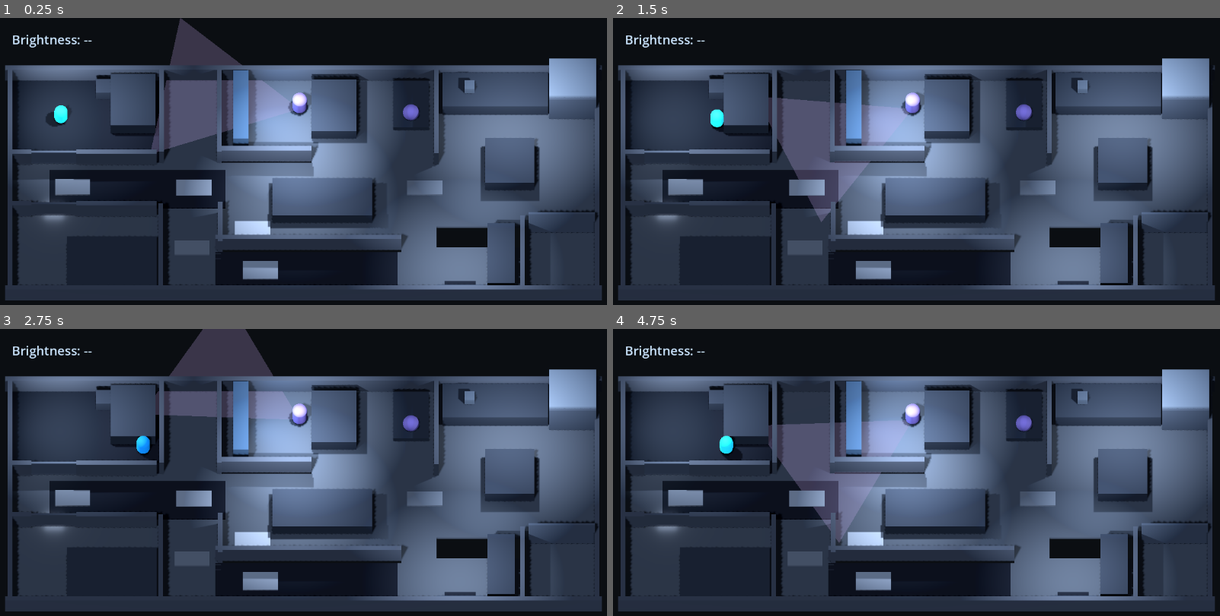
Above: before the commit, frames 1-4 (two rows, left to right).
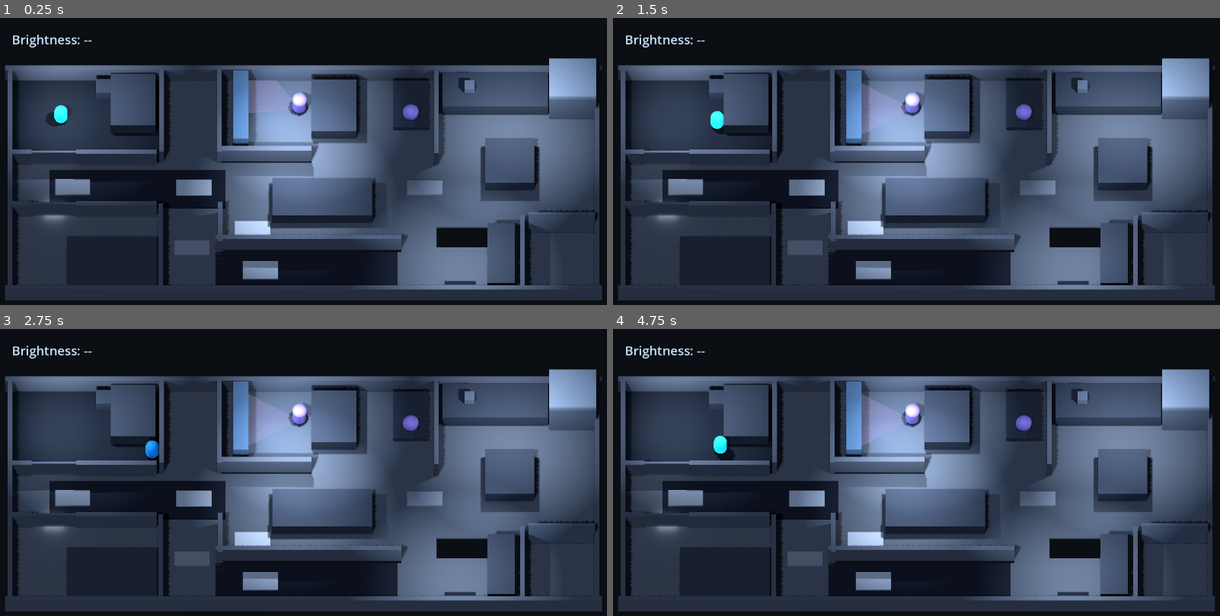
Above: after the commit, the same moments.

Repository: mrglass86/gmtk-gamejam-2026
Game: Godot game, scene res://scenes/Main.tscn
The game is run twice, just before and just after one commit, with the same random seed, the same clock (stepped at 60 frames per second) and the same inputs.
Inputs:
- Up to frame 1 (0.25 s): no input
- Up to frame 2 (1.5 s): hold D (move_right) 0.53-1.28 s; hold Shift (run) 0.53-1.28 s; hold S (move_back) from 1.28 s (still down); tap E (interact) at 1.35 s
- Up to frame 3 (2.75 s): tap Shift (run) at 1.55 s; release S (move_back) at 2.03 s; hold D (move_right) from 2.03 s (still down); hold Shift (run) from 2.03 s (still down)
- Up to frame 4 (4.75 s): release D (move_right) at 2.78 s; release Shift (run) at 2.78 s; hold W (move_forward) 2.78-3.53 s; tap Shift (run) at 2.85, 3.8, 4.35 s; hold E (interact) 3.53-4.28 s; hold A (move_left) from 3.53 s (still down)

The runs differ from the first frame. In frame 1, 3.4% of the frame differs, in the area x 24-49%, y 0-47%; in frame 2, 3.6%; in frame 3, 3.4%; in frame 4, 3.8%, in the area x 16-49%, y 22-75%.

Commit message:
Apply first-walk actor fixes

Diff:
--- a/game/scripts/Door.gd
+++ b/game/scripts/Door.gd
@@ -32,6 +32,15 @@
 @export var fridge_spill_radius_per_open_rate: float = 4.0
 @export var fridge_spill_energy_per_open_rate: float = 1.0
 
+@export_group("Doorway Blocker")
+@export_range(0.0, 1.0) var blocker_disable_openness: float = 0.35
+@export var bedroom_blocker_size: Vector3 = Vector3(2.3, 1.2, 0.12)
+@export var pantry_blocker_size: Vector3 = Vector3(3.4, 2.0, 0.12)
+@export var fridge_blocker_size: Vector3 = Vector3(2.4, 2.1, 0.12)
+@export var blocker_center_offset: Vector3 = Vector3.ZERO
+@export_flags_3d_physics var blocker_collision_layer: int = 1
+@export_flags_3d_physics var blocker_collision_mask: int = 1
+
 @export_group("Optional Visual")
 @export_node_path("Node3D") var door_visual_path: NodePath = NodePath("DoorVisual")
 @export var open_rotation_degrees: Vector3 = Vector3(0.0, -90.0, 0.0)
@@ -43,6 +52,9 @@
 var _door_visual: Node3D
 var _closed_rotation_degrees: Vector3
 var _creak_elapsed: float = 0.0
+var _blocker_shape: CollisionShape3D
+var _blocker_disabled: bool = false
+var _snack_revealed: bool = false
 
 
 func _ready() -> void:
@@ -51,7 +63,10 @@
 	_door_visual = get_node_or_null(door_visual_path) as Node3D
 	if _door_visual != null:
 		_closed_rotation_degrees = _door_visual.rotation_degrees
+		_disable_visual_collision(_door_visual)
+	_spawn_blocker()
 	_apply_visual()
+	_update_blocker_collision(true)
 	if door_kind == DoorKind.FRIDGE:
 		_register_fridge_light()
 		_set_fridge_spill(0.0)
@@ -68,6 +83,7 @@
 	if delta > 0.0:
 		openness_rate = absf(openness - previous_openness) / delta
 	_apply_visual()
+	_update_blocker_collision()
 	_apply_risk(openness_rate, delta)
 	_try_reveal_snack()
 
@@ -127,8 +143,10 @@
 func _try_reveal_snack() -> void:
 	if not provides_snack or openness < snack_open_threshold or _snack == null:
 		return
-	_snack.reveal_for_pickup()
-	if _is_player_in_range():
+	if not _snack_revealed:
+		_snack.reveal_at(global_position)
+		_snack_revealed = true
+	if _snack.available_for_pickup and _is_player_in_range():
 		_snack.pick_up(_player)
 
 
@@ -136,3 +154,51 @@
 	if _door_visual == null:
 		return
 	_door_visual.rotation_degrees = _closed_rotation_degrees.lerp(open_rotation_degrees, openness)
+
+
+func _disable_visual_collision(node: Node) -> void:
+	if node is CollisionObject3D:
+		var collision_object: CollisionObject3D = node as CollisionObject3D
+		collision_object.collision_layer = 0
+		collision_object.collision_mask = 0
+	if node is CollisionShape3D:
+		(node as CollisionShape3D).set_deferred("disabled", true)
+	for child in node.get_children():
+		_disable_visual_collision(child)
+
+
+func _spawn_blocker() -> void:
+	var blocker: StaticBody3D = StaticBody3D.new()
+	blocker.name = "Blocker"
+	blocker.collision_layer = blocker_collision_layer
+	blocker.collision_mask = blocker_collision_mask
+	add_child(blocker)
+
+	var blocker_size: Vector3 = _get_blocker_size()
+	var box_shape: BoxShape3D = BoxShape3D.new()
+	box_shape.size = blocker_size
+	_blocker_shape = CollisionShape3D.new()
+	_blocker_shape.name = "CollisionShape3D"
+	_blocker_shape.shape = box_shape
+	_blocker_shape.position = blocker_center_offset + Vector3.UP * blocker_size.y * 0.5
+	blocker.add_child(_blocker_shape)
+
+
+func _update_blocker_collision(force: bool = false) -> void:
+	if _blocker_shape == null:
+		return
+	var should_disable: bool = openness >= blocker_disable_openness
+	if not force and should_disable == _blocker_disabled:
+		return
+	_blocker_disabled = should_disable
+	_blocker_shape.set_deferred("disabled", should_disable)
+
+
+func _get_blocker_size() -> Vector3:
+	match door_kind:
+		DoorKind.PANTRY:
+			return pantry_blocker_size
+		DoorKind.FRIDGE:
+			return fridge_blocker_size
+		_:
+			return bedroom_blocker_size
--- a/game/scripts/Parent.gd
+++ b/game/scripts/Parent.gd
@@ -64,6 +64,7 @@
 @export var eye_height: float = 0.45
 @export var player_aim_height: float = 0.35
 @export var cone_floor_offset: float = -0.65
+@export_range(10, 12, 1) var cone_raycast_count: int = 11
 @export_flags_3d_physics var vision_collision_mask: int = 1
 
 @export_group("Suspicion")
@@ -75,7 +76,7 @@
 @export var suspicion_decay_per_second: float = 8.0
 
 @export_group("Investigate")
-@export var investigate_speed: float = 1.8
+@export var investigate_speed: float = 2.2
 @export var investigate_alert_pause: float = 0.6
 @export var investigate_look_duration: float = 4.0
 @export var investigate_hard_timeout: float = 10.0
@@ -83,13 +84,13 @@
 @export var repeat_cooldown_distance: float = 2.0
 
 @export_group("Found Chase")
-@export var found_speed: float = 3.2
+@export var found_speed: float = 3.8
 @export var grab_distance: float = 1.1
 @export var found_lose_sight_duration: float = 5.0
 @export var found_escape_suspicion: float = 60.0
 
 @export_group("Carry")
-@export var carry_speed: float = 2.6
+@export var carry_speed: float = 3.0
 @export var carry_arrival_distance: float = 0.5
 @export var carry_offset: Vector3 = Vector3(0.55, 0.35, 0.0)
 @export var crib_player_offset: Vector3 = Vector3(0.0, 0.65, 0.0)
@@ -113,7 +114,7 @@
 var _has_navigation_target: bool = false
 var _sweep_time: float = 0.0
 var _cone_yaw_degrees: float = 0.0
-var _rendered_cone_angle: float = -1.0
+var _moved_along_path_this_frame: bool = false
 var _heard_since_last_tick: bool = false
 var _last_known_position: Vector3
 var _investigate_elapsed: float = 0.0
@@ -138,7 +139,7 @@
 
 func _physics_process(delta: float) -> void:
 	_repeat_cooldown_remaining = maxf(_repeat_cooldown_remaining - delta, 0.0)
-	_update_sweep(delta)
+	_moved_along_path_this_frame = false
 	_update_perception(delta)
 
 	match _state:
@@ -151,6 +152,7 @@
 		State.CARRY:
 			_update_carry(delta)
 
+	_update_sweep(delta)
 	_update_readability()
 	_heard_since_last_tick = false
 
@@ -280,6 +282,7 @@
 	var movement_direction: Vector3 = movement.normalized()
 	global_position += movement_direction * movement_distance
 	_face_direction(movement_direction, delta)
+	_moved_along_path_this_frame = movement_distance > 0.0
 	return true
 
 
@@ -467,7 +470,11 @@
 
 
 func _update_sweep(delta: float) -> void:
-	if _state != State.ROUTINE or sweep_period_seconds <= 0.0:
+	if (
+		_state != State.ROUTINE
+		or not _moved_along_path_this_frame
+		or sweep_period_seconds <= 0.0
+	):
 		_cone_yaw_degrees = 0.0
 	else:
 		_sweep_time += delta
@@ -480,8 +487,7 @@
 	if _vision_cone == null or _cone_material == null:
 		return
 	var cone_angle: float = _get_current_cone_angle()
-	if not is_equal_approx(cone_angle, _rendered_cone_angle):
-		_build_cone_mesh(cone_angle)
+	_build_cone_mesh(cone_angle)
 	var suspicion_weight: float = clampf(suspicion / suspicion_max, 0.0, 1.0)
 	if _state == State.FOUND or _state == State.CARRY:
 		_cone_material.albedo_color = cone_found_color
@@ -516,15 +522,59 @@
 func _build_cone_mesh(cone_angle_degrees: float) -> void:
 	if _vision_cone == null or _cone_material == null:
 		return
-	var half_width: float = tan(deg_to_rad(cone_angle_degrees * 0.5)) * vision_range
+	var ray_count: int = maxi(cone_raycast_count, 2)
+	var half_angle_radians: float = deg_to_rad(cone_angle_degrees * 0.5)
+	var ray_points: Array[Vector3] = []
+	for ray_index in range(ray_count):
+		var ray_weight: float = float(ray_index) / float(ray_count - 1)
+		var ray_angle: float = lerpf(-half_angle_radians, half_angle_radians, ray_weight)
+		var local_direction: Vector3 = Vector3.FORWARD.rotated(Vector3.UP, ray_angle)
+		var world_direction: Vector3 = _vision_cone.global_transform.basis * local_direction
+		world_direction.y = 0.0
+		world_direction = world_direction.normalized()
+		var clipped_distance: float = _get_static_hit_distance(world_direction)
+		ray_points.append(local_direction * clipped_distance)
+
 	var cone_mesh: ImmediateMesh = ImmediateMesh.new()
 	cone_mesh.surface_begin(Mesh.PRIMITIVE_TRIANGLES, _cone_material)
-	cone_mesh.surface_add_vertex(Vector3.ZERO)
-	cone_mesh.surface_add_vertex(Vector3(-half_width, 0.0, -vision_range))
-	cone_mesh.surface_add_vertex(Vector3(half_width, 0.0, -vision_range))
+	for point_index in range(ray_points.size() - 1):
+		cone_mesh.surface_add_vertex(Vector3.ZERO)
+		cone_mesh.surface_add_vertex(ray_points[point_index])
+		cone_mesh.surface_add_vertex(ray_points[point_index + 1])
 	cone_mesh.surface_end()
 	_vision_cone.mesh = cone_mesh
-	_rendered_cone_angle = cone_angle_degrees
+
+
+func _get_static_hit_distance(world_direction: Vector3) -> float:
+	var ray_start: Vector3 = global_position + Vector3.UP * eye_height
+	var ray_end: Vector3 = ray_start + world_direction * vision_range
+	var excluded_rids: Array[RID] = []
+	if _player is CollisionObject3D:
+		excluded_rids.append((_player as CollisionObject3D).get_rid())
+
+	while true:
+		var query: PhysicsRayQueryParameters3D = PhysicsRayQueryParameters3D.create(
+			ray_start, ray_end, vision_collision_mask
+		)
+		query.collide_with_areas = false
+		query.collide_with_bodies = true
+		query.exclude = excluded_rids
+		var result: Dictionary = get_world_3d().direct_space_state.intersect_ray(query)
+		if result.is_empty():
+			return vision_range
+
+		var collider: Object = result.get("collider") as Object
+		if collider is StaticBody3D:
+			var hit_position: Vector3 = result.get("position", ray_end) as Vector3
+			return minf(ray_start.distance_to(hit_position), vision_range)
+		if collider is CollisionObject3D:
+			var collider_rid: RID = (collider as CollisionObject3D).get_rid()
+			if excluded_rids.has(collider_rid):
+				return vision_range
+			excluded_rids.append(collider_rid)
+			continue
+		return vision_range
+	return vision_range
 
 
 func _face_direction(direction: Vector3, delta: float) -> void:
--- a/game/scripts/Player.gd
+++ b/game/scripts/Player.gd
@@ -7,8 +7,8 @@
 signal snack_carrying_changed(carrying: bool)
 
 @export_group("Movement")
-@export var sneak_speed: float = 1.2
-@export var run_speed: float = 3.0
+@export var sneak_speed: float = 1.7
+@export var run_speed: float = 3.6
 @export var sneak_noise_multiplier: float = 0.4
 @export var run_noise_multiplier: float = 1.0
 @export var gravity: float = 18.0
--- a/game/scripts/Snack.gd
+++ b/game/scripts/Snack.gd
@@ -41,6 +41,11 @@
 	_refresh_visual()
 
 
+func reveal_at(reveal_position: Vector3) -> void:
+	global_position = reveal_position
+	reveal_for_pickup()
+
+
 func pick_up(player: DinnerPlayer) -> bool:
 	if not available_for_pickup or player == null:
 		return false
